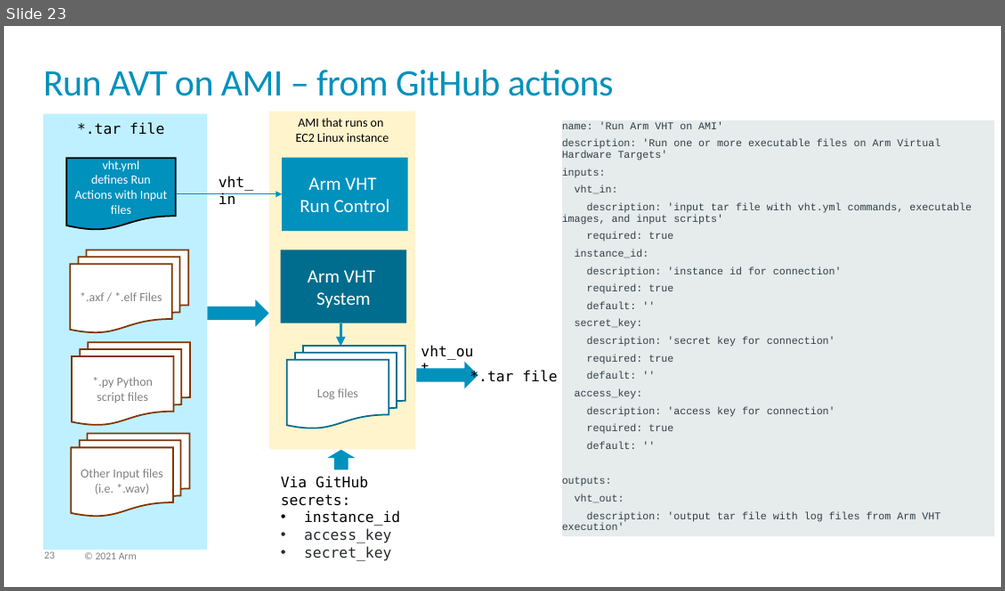
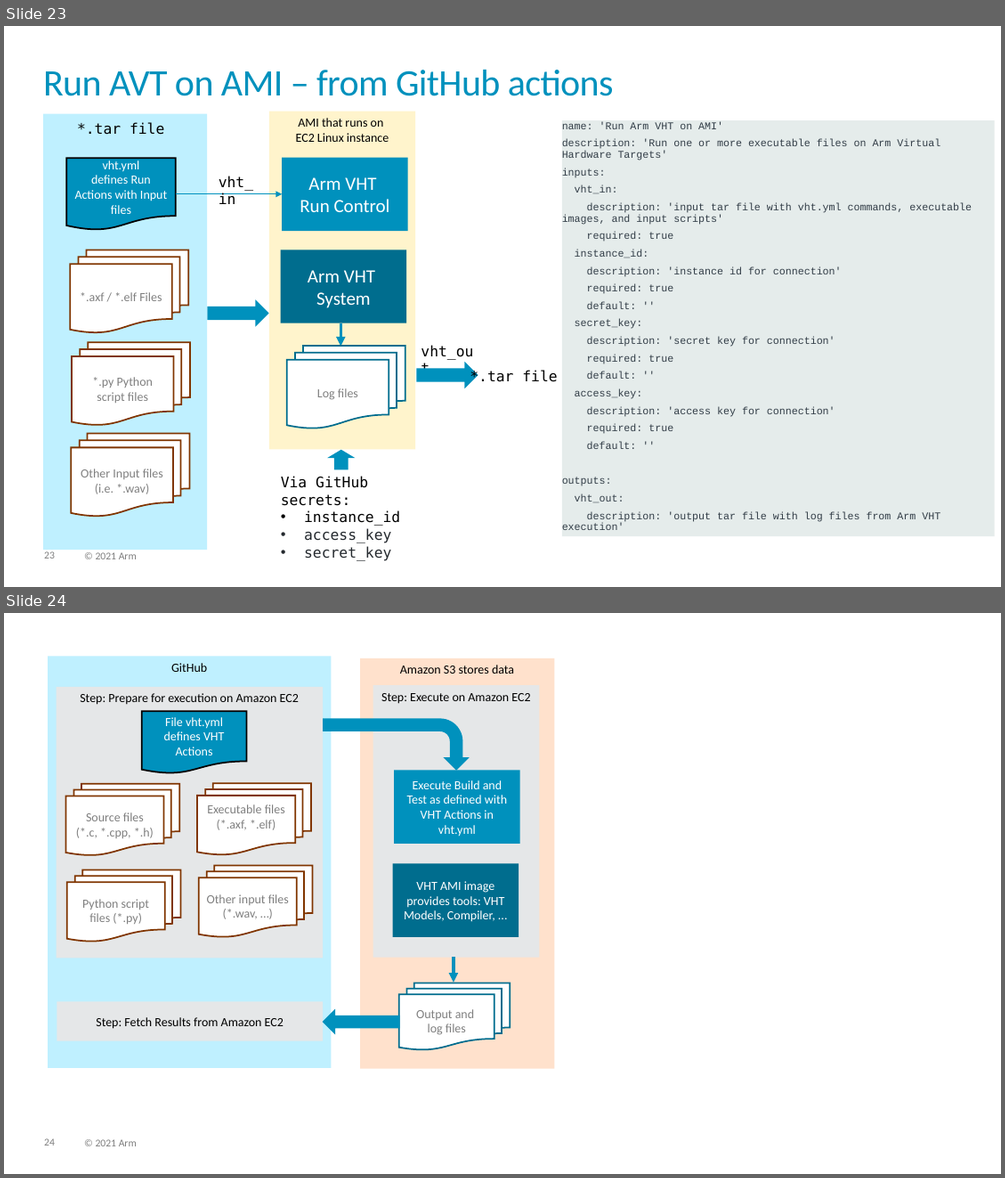
Before and after one commit to ARM-software/AVH, a slide deck: DoxyGen/overview/src/images/img_src.pptx. Shown one above the other, each under a label of ours: slide 23 before the commit, slides 23 and 24 after it. The pictures are 1005x591 and 1005x1178 pixels, drawn with LibreOffice and Linux fonts; fonts in the diff are those of the drawing; background and template pictures are left out. Boxes give left, top, right and bottom in pixels: in the first picture for what was removed or moved away, otherwise in the second. Text is boxed around its words. In the diff, an @@ line names an element or a change of style, - is before the commit and + after.

Commit message:
Overview diagrams for GitHub Hosted Action that connects to AWS AMI

```diff
--- a/DoxyGen/overview/src/images/img_src.pptx
+++ b/DoxyGen/overview/src/images/img_src.pptx
@@ slide 24 added at (x1=4, y1=613, x2=1001, y2=1174), background #FFFFFF; not listed: 2 template elements that a slide beside it also shows @@
@@ rectangle added at (x1=48, y1=657, x2=331, y2=1069), fill #BFF0FF, 12 pt, text #000000 @@
+GitHub
@@ rectangle added at (x1=360, y1=657, x2=554, y2=1069), fill #FFE1CC, 12 pt, text #000000 @@
+Amazon S3 stores data
@@ rectangle added at (x1=57, y1=687, x2=324, y2=957), fill #E5E7E8, 12 pt, text #000000 @@
+Step: Prepare for execution on Amazon EC2
@@ rectangle added at (x1=373, y1=686, x2=540, y2=957), fill #E5E7E8, 12 pt, text #000000 @@
+Step: Execute on Amazon EC2
@@ flow chart document added at (x1=142, y1=711, x2=246, y2=774), fill #0091BD, outline #000000 1.5 pt, 12 pt, text #FFFFFF @@
+File vht.yml
+defines VHT Actions
@@ bent arrow added at (x1=323, y1=719, x2=469, y2=771), fill #0091BD @@
@@ rectangle added at (x1=395, y1=770, x2=520, y2=844), fill #0091BD, 12 pt, text #FFFFFF @@
+Execute Build and Test as defined with VHT Actions in vht.yml
@@ flow chart multidocument added at (x1=66, y1=784, x2=179, y2=854), fill #FFFFFF, outline #803600 1.5 pt, 12 pt, text #808080 @@
+Source files
+(*.c, *.cpp, *.h)
@@ flow chart multidocument added at (x1=197, y1=784, x2=310, y2=854), fill #FFFFFF, outline #803600 1.5 pt, 12 pt, text #808080 @@
+Executable files
+(*.axf, *.elf)
@@ flow chart multidocument added at (x1=67, y1=870, x2=180, y2=941), fill #FFFFFF, outline #803600 1.5 pt, 12 pt, text #808080 @@
+Python script files (*.py)
@@ flow chart multidocument added at (x1=198, y1=866, x2=312, y2=937), fill #FFFFFF, outline #803600 1.5 pt, 12 pt, text #808080 @@
+Other input files (*.wav, …)
@@ rectangle added at (x1=393, y1=863, x2=518, y2=937), fill #006D8E, 12 pt, text #FFFFFF @@
+VHT AMI image provides tools: VHT Models, Compiler, ...
@@ arrow added from (453, 957) to (453, 982), #0091BD 3 pt @@
@@ flow chart multidocument added at (x1=399, y1=983, x2=510, y2=1050), fill #FFFFFF, outline #006D8E 1.5 pt, 12 pt, text #808080 @@
+Output and
+log files
@@ rectangle added at (x1=57, y1=1001, x2=324, y2=1041), fill #E5E7E8, 12 pt, text #000000 @@
+Step: Fetch Results from Amazon EC2
@@ right arrow added at (x1=323, y1=1008, x2=399, y2=1035), fill #0091BD @@
```
Also in this commit, not shown: 1 slide changed, 2 other files.
